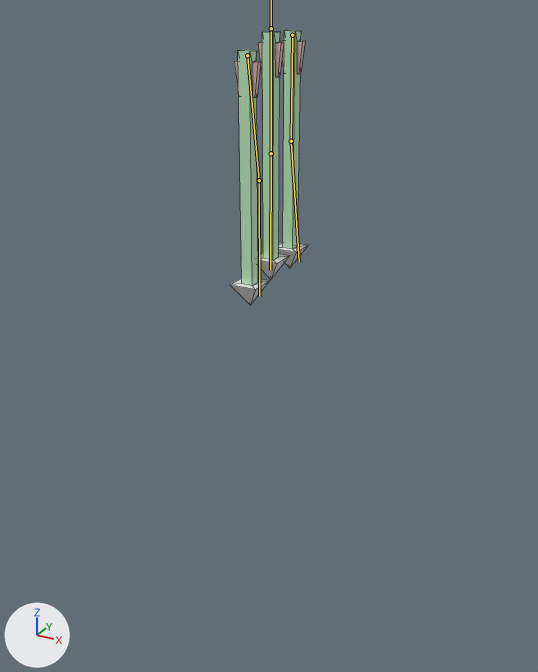
The Blender file Assets/Models/Game/MapObject/Arrow/B_Arrow.blend as it was, and as the next commit left it.
Before and after are seen from a camera (50 mm lens) standing at (1.48, -2.7, 2.61) and looking at (-0.06, 0.09, 1.21). Lighting does not change. The marker at lower left points along +X, +Y and +Z. Both versions are drawn at frame 1 of the action 'Arrow_Fall03'; the numbers are the values there. The bones that bend it are drawn over the model as lines. Mesh edges are drawn as thin lines.

Names of what the first picture shows: 'Arrow', 'Arrow.001', 'Arrow.002'.
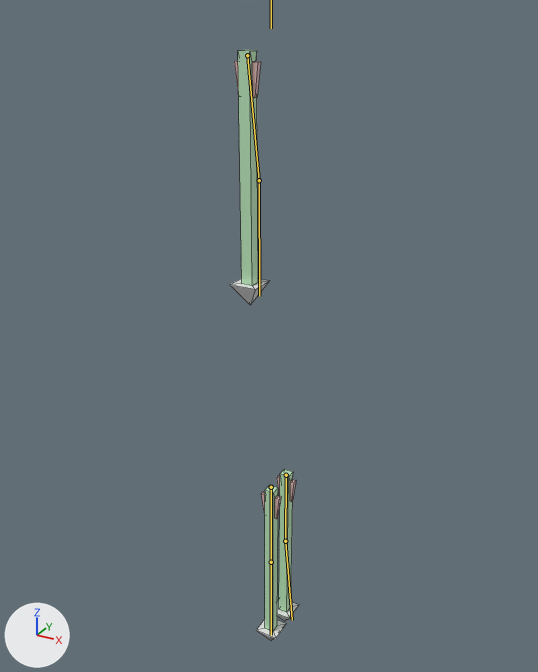
Edits to the scene script, one JSON object a line:
```json
{"block": "bone_arrow_bone01", "where": "bone_arrow_bone01 = bpy.data.objects['アーマチュア'].pose.bones['Arrow_Bone01']  # child of 'All Bone'"}
{"op": "set", "path": "bone_arrow_bone01.location", "old": "(0.0, 0.0, 0.0)", "new": "(0.0, 2.1, 0.0)"}
{"block": "bone_arrow002_bone01", "where": "bone_arrow002_bone01 = bpy.data.objects['アーマチュア'].pose.bones['Arrow002_Bone01']  # child of 'All Bone'"}
{"op": "set", "path": "bone_arrow002_bone01.location", "old": "(0.0, 0.0, 0.0)", "new": "(0.0, 2.1, 0.0)"}
```

Where the change shows, as pixel boxes [x1, y1, x2, y2] in the pictures (538 x 672 px):
```json
{"object": "Arrow", "change": "posed", "before": [258, 32, 289, 279], "after": [256, 485, 286, 641]}
{"object": "Arrow.002", "change": "posed", "before": [279, 30, 308, 268], "after": [277, 469, 299, 621], "on screen": "23% narrower, 36% shorter"}
{"bone": "Arrow_Bone01", "before": "(271, 28) to (271, 153)", "after": "(271, 487) to (271, 562)"}
{"bone": "Arrow002_Bone01", "before": "(292, 35) to (291, 141)", "after": "(286, 475) to (285, 541)"}
```
